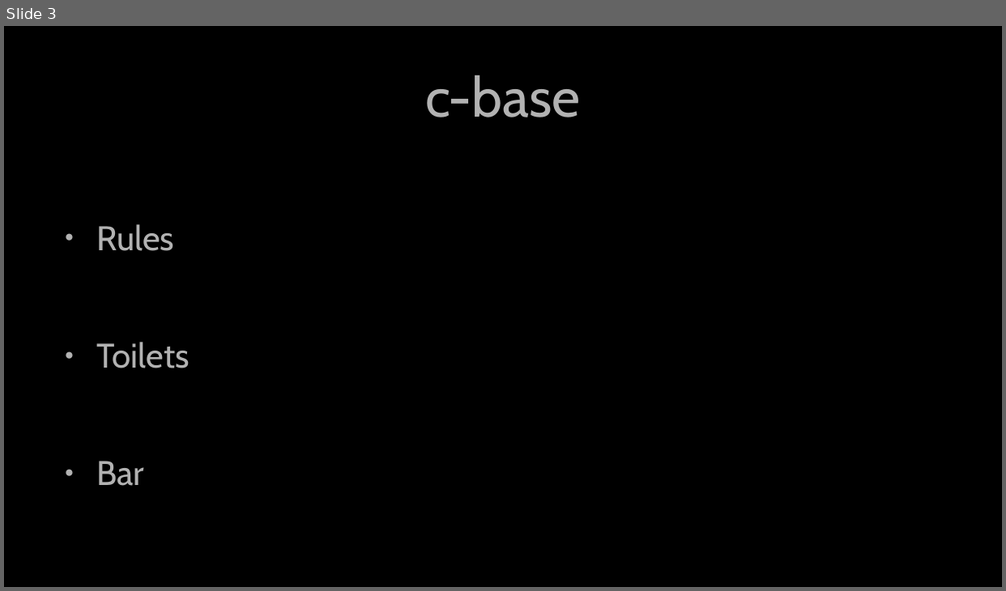
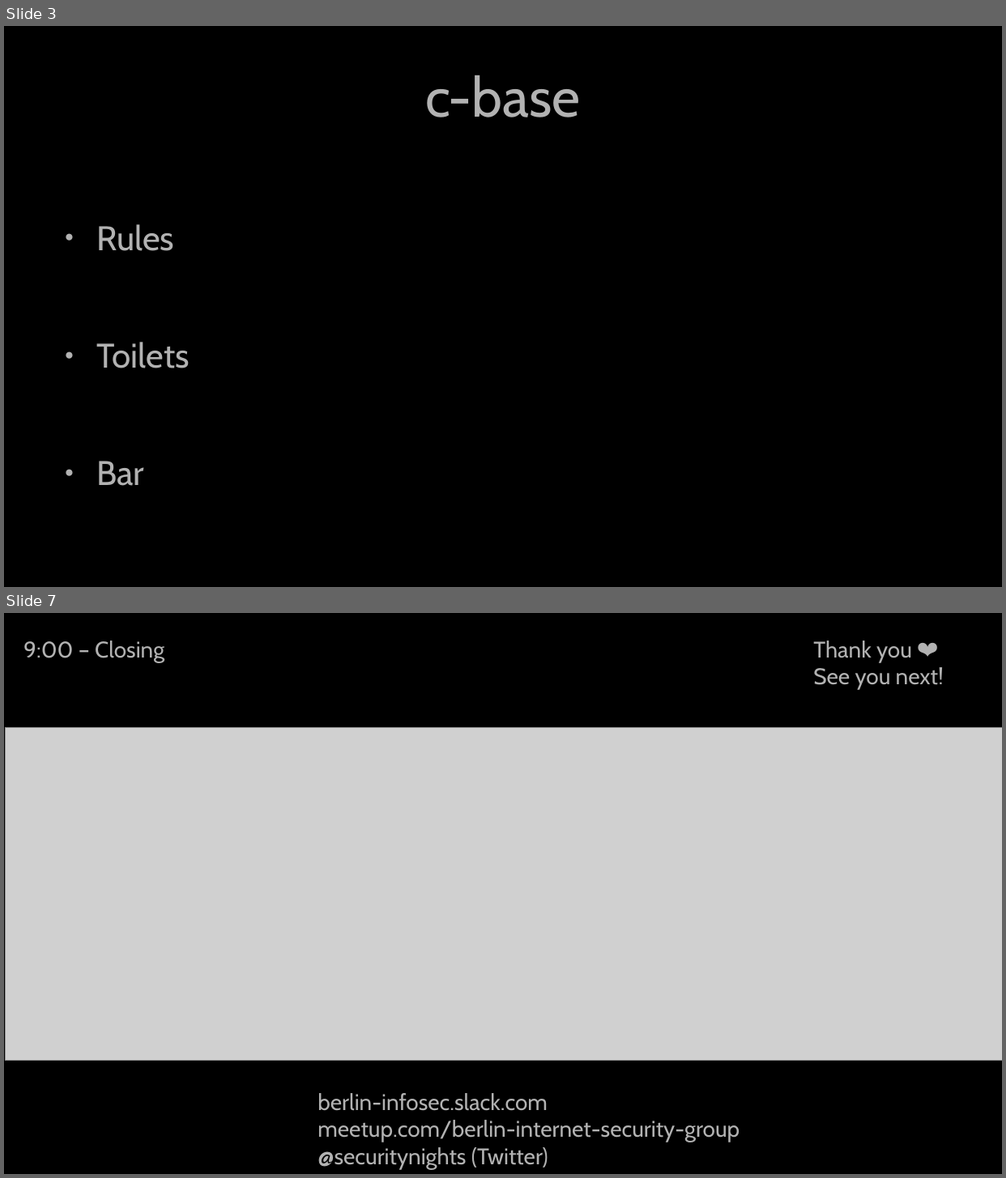
Before and after one commit to Security-Nights/orga, a slide deck: 2023/March/presentation.odp. Shown one above the other, each under a label of ours: slide 3 before the commit, slides 3 and 7 after it; the slides between them are not shown. The pictures are 1006x591 and 1006x1178 pixels, drawn with LibreOffice and Linux fonts; fonts in the diff are those of the drawing; grey boxes stand for pictures. Boxes give left, top, right and bottom in pixels: in the first picture for what was removed or moved away, otherwise in the second. Text is boxed around its words. In the diff, an @@ line names an element or a change of style, - is before the commit and + after.

```diff
--- a/2023/March/presentation.odp
+++ b/2023/March/presentation.odp
@@ slide 7 added at [4,613,1002,1174], background #000000 @@
@@ text added at [23,641,164,662], 18 pt, text #B2B2B2 @@
+9:00 – Closing
@@ text added at [813,641,944,690], 18 pt, text #B2B2B2 @@
+Thank you ❤️
+See you next!
@@ picture added at [5,728,1002,1060] @@
@@ text added at [317,1093,739,1169], 18 pt, text #B2B2B2 @@
+berlin-infosec.slack.com
+meetup.com/berlin-internet-security-group
+@securitynights (Twitter)
```
Also in this commit, not shown: 4 slides changed, 1 other slide added, 2 slides removed, 1 other file.
